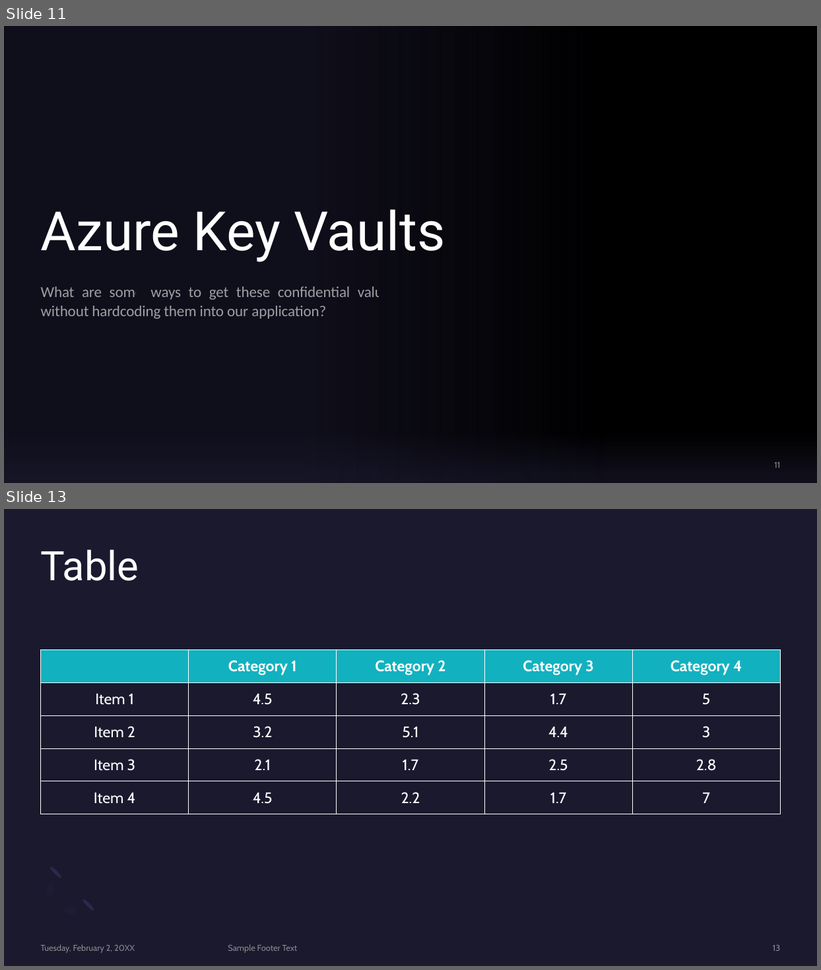
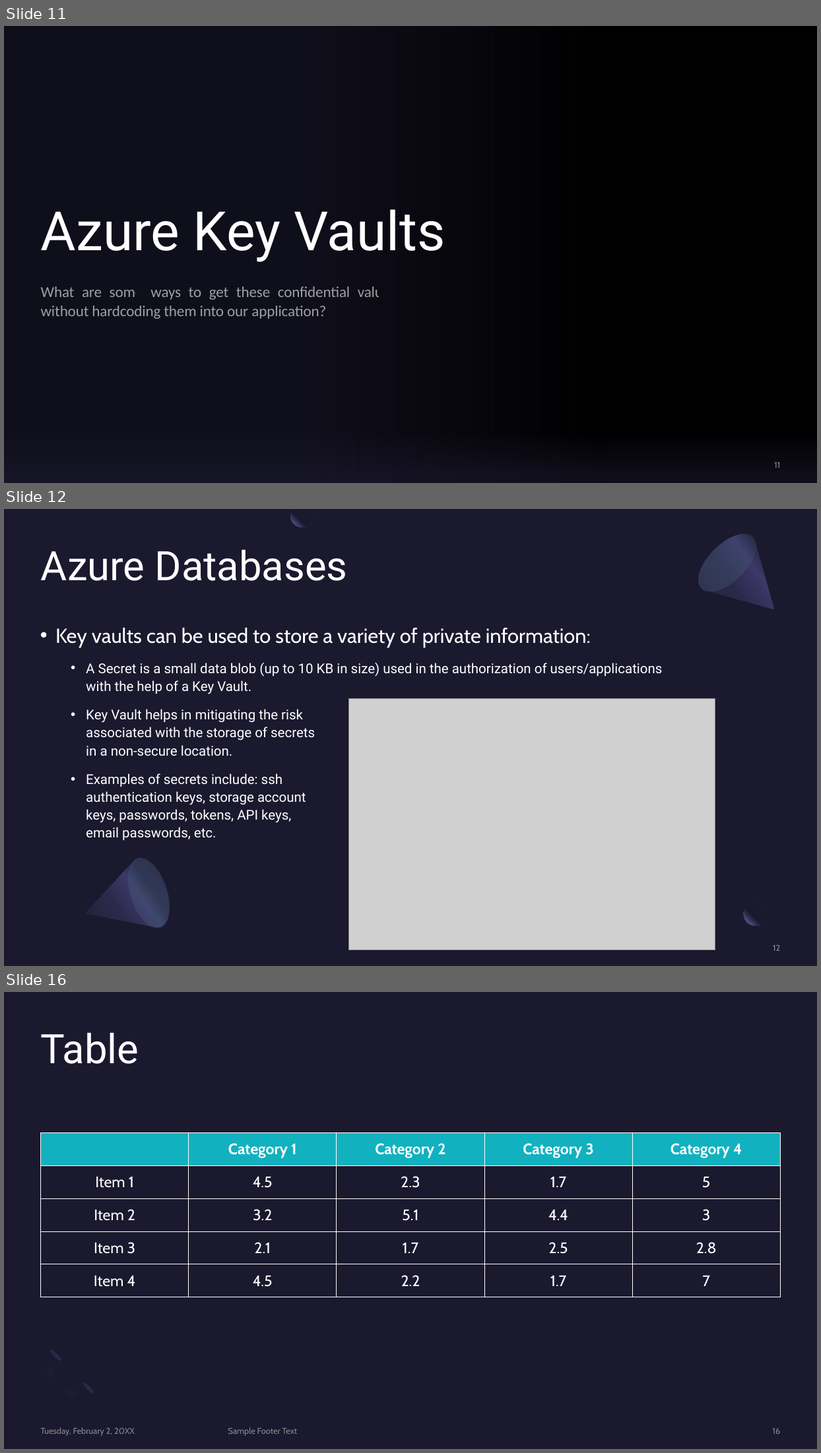
Before and after one commit to BrianChen0527/postgreSQL, a slide deck: MSFT_Azure/Microsoft Azure.pptx. Shown one above the other, each under a label of ours: slides 11 and 13 before the commit, slides 11, 12 and 16 after it; the slides between them are not shown. The pictures are 821x970 and 821x1453 pixels, drawn with LibreOffice and Linux fonts; fonts in the diff are those of the drawing; grey boxes stand for pictures; background and template pictures are left out. Boxes give left, top, right and bottom in pixels: in the first picture for what was removed or moved away, otherwise in the second. Text is boxed around its words. In the diff, an @@ line names an element or a change of style, - is before the commit and + after.

Commit message:
working on Azure presentation

```diff
--- a/MSFT_Azure/Microsoft Azure.pptx
+++ b/MSFT_Azure/Microsoft Azure.pptx
@@ slide 12 added at (4, 509, 817, 966), background #1B192E @@
@@ freeform shape added at (290, 509, 314, 527), fill gradient #1B192E to #7771B2 @@
@@ freeform shape added at (689, 525, 800, 635), fill gradient #2C284A to #3C3867 to #1B192E @@
@@ ellipse added at (690, 524, 766, 601), fill gradient #454075 to #5BEFC1 @@
@@ title added at (41, 549, 348, 581), 48 pt, text #FFFFFF @@
+Azure Databases
@@ text added at (55, 628, 663, 840), 16 pt, text #FFFFFF @@
+• Key vaults can be used to store a variety of private information:
+  • A Secret is a small data blob (up to 10 KB in size) used in the authorization of users/applications with the help of a Key Vault.
+  • Key Vault helps in mitigating the risk
+    associated with the storage of secrets
+    in a non-secure location.
+  • Examples of secrets include: ssh
+    authentication keys, storage account
+    keys, passwords, tokens, API keys,
+    email passwords, etc.
@@ picture added at (349, 698, 716, 951) @@
@@ freeform shape added at (75, 854, 177, 948), fill gradient #2C284A to #3C3867 to #1B192E @@
@@ ellipse added at (121, 853, 177, 933), fill gradient #454075 to #5BEFC1 @@
@@ ellipse added at (744, 902, 768, 926), fill gradient #1B192E to #7771B2 @@
@@ rectangle added at (768, 898, 793, 921), fill #1B192E at 80% opacity @@
@@ page number added at (773, 945, 780, 951), 10 pt, text #A6A6A6 at 80% opacity @@
+12
@@ what was slide 13 is now slide 16 @@
@@ page number at (773, 1428, 781, 1434): text changed @@
-13
+16
```
Also in this commit, not shown: 1 slide changed, 3 other slides added, 1 slide removed, 1 other file.
